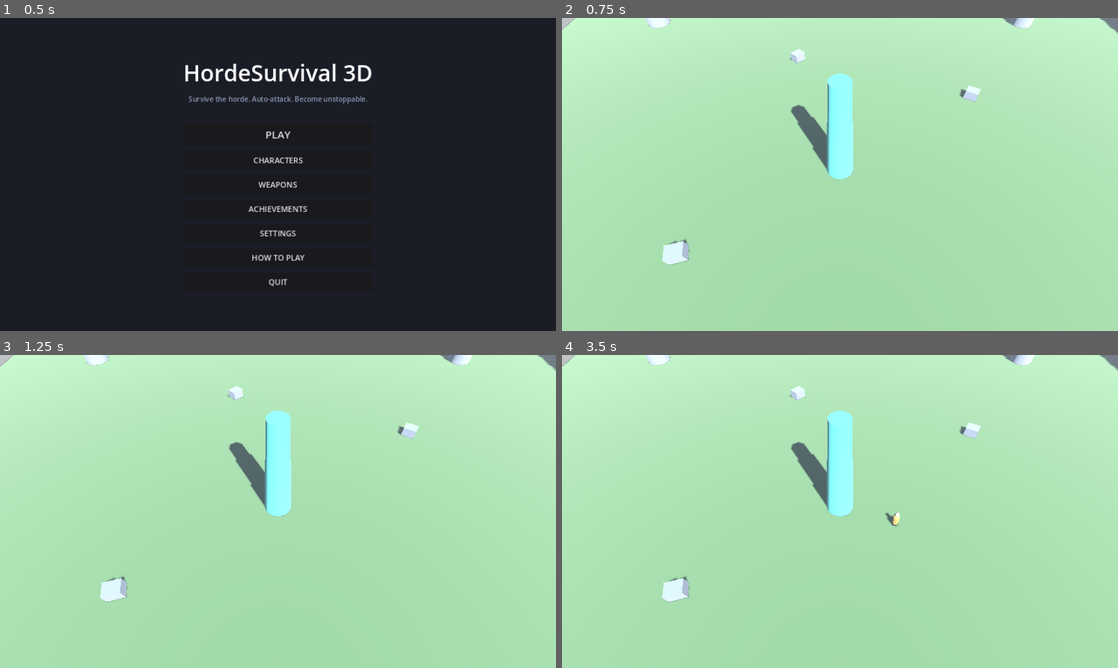
Above: before the commit, frames 1-4 (two rows, left to right).
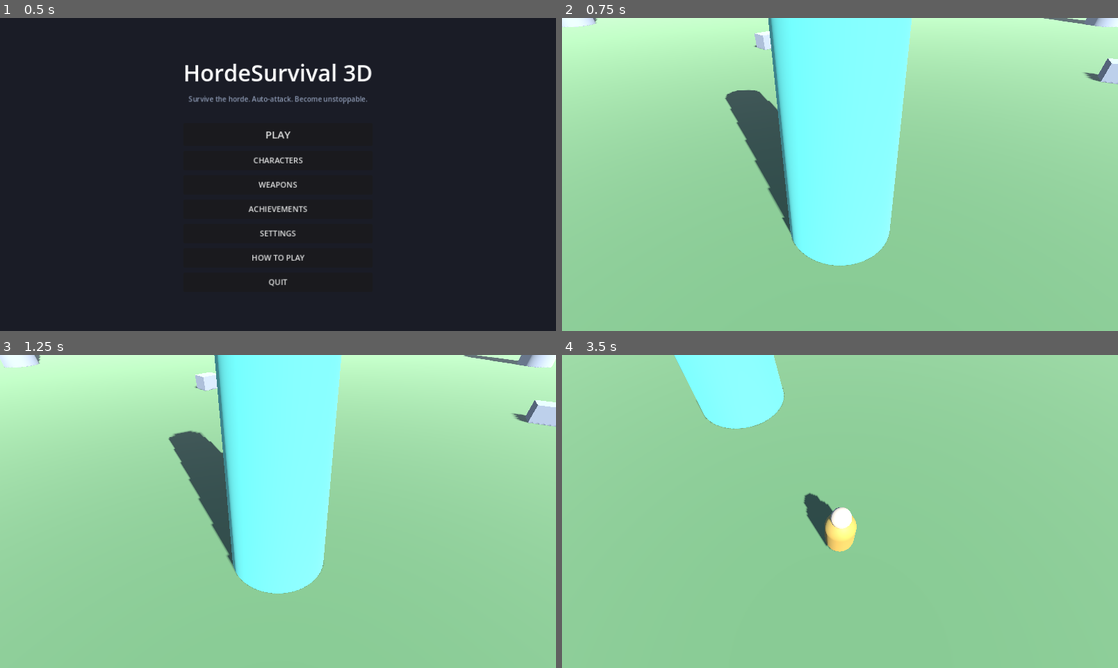
Above: after the commit, the same moments.

Repository: mohsen-niksirat/Horde_Survival_3D
Game: Godot game, scene res://scenes/bootstrap/Boot.tscn
Two runs of this game, one before a commit and one after it. Both use one fixed random seed, a clock stepped at 60 frames per second and the inputs below.
Inputs (mouse positions are in pixels of both pictures, inside the frame that each line leads up to):
- Up to frame 1 (0.5 s): no input
- Up to frame 2 (0.75 s): click "PLAY" at 0.5 s
- Up to frame 3 (1.25 s): no input
- Up to frame 4 (3.5 s): tap Enter at 1.25 s; move the mouse to (962, 495) at 1.27 s; hold D (move_right) 1.28-2 s; tap Q (ability_1) at 1.35 s; click (962, 495) at 1.42 s; drag from (728, 527) to (812, 574) at 2.02 s; move the mouse to (895, 442) at 2.77 s; hold D (move_right) from 2.78 s (still down); hold Down (camera_down) from 2.78 s (still down); click (895, 442) at 2.92 s

Frame 1 is identical in both runs. In frame 2, 55% of the frame differs, in the area x 0-100%, y 0-100%; in frame 3, 35%; in frame 4, 100%.

Commit message:
Phase 2: third-person controller — movement, camera rig, touch controls
- MovementComponent: camera-relative accel/decel, gravity, speed multiplier
- CameraRig: yaw orbit (mouse + arrows + gamepad), pitch clamp,
  SpringArm collision, dynamic zoom (closer idle / farther moving),
  camera shake with settings check, camera-relative move basis
- Player scene rebuilt with components; procedural run bob placeholder
- TouchControls scene: virtual joystick (left) + look region (right),
  touch-only visibility, feeds InputManager
- PauseOverlay UI wired to GameManager states
- Main.gd: mouse capture routing, F3 debug overlay, touch detection
- Removed Arena OverviewCamera (player camera is authoritative)
- tests/test_phase2.gd: movement, follow, stop, wall clamp, pause (PASS)

Diff:
--- a/scenes/main/Main.tscn
+++ b/scenes/main/Main.tscn
@@ -1,8 +1,10 @@
-[gd_scene load_steps=4 format=3 uid="uid://main0000000001"]
+[gd_scene load_steps=6 format=3 uid="uid://main0000000001"]
 
 [ext_resource type="Script" path="res://scenes/main/main.gd" id="1"]
 [ext_resource type="PackedScene" path="res://scenes/world/Arena.tscn" id="2"]
 [ext_resource type="PackedScene" path="res://scenes/player/Player.tscn" id="3"]
+[ext_resource type="PackedScene" path="res://scenes/ui/TouchControls.tscn" id="4"]
+[ext_resource type="PackedScene" path="res://scenes/ui/PauseOverlay.tscn" id="5"]
 
 [node name="Main" type="Node3D"]
 script=ExtResource("1")
@@ -12,6 +14,10 @@
 [node name="Player" parent="World" instance=ExtResource("3")]
 
 [node name="HUD" type="CanvasLayer" parent="."]
+
+[node name="TouchControls" parent="HUD" instance=ExtResource("4")]
+
+[node name="PauseOverlay" parent="HUD" instance=ExtResource("5")]
 
 [node name="DebugLabel" type="Label" parent="HUD"]
 anchors_preset=1
--- a/scenes/main/main.gd
+++ b/scenes/main/main.gd
@@ -1,17 +1,52 @@
 extends Node3D
-## Root game orchestrator: owns per-run systems and routes global input.
+## Root game orchestrator: owns per-run systems, global input routing,
+## mouse capture, and the debug overlay.
+
+@onready var player: CharacterBody3D = $World/Player
+@onready var touch_controls: Control = $HUD/TouchControls
+@onready var debug_label: Label = $HUD/DebugLabel
+
+var _debug_enabled: bool = false
 
 func _ready() -> void:
-	# Fresh per-run state.
 	RunManager.start_run()
 	GameManager.change_state(GameManager.State.PLAYING)
 
-func _unhandled_input(_event: InputEvent) -> void:
+	if DisplayServer.is_touchscreen_available():
+		Input.mouse_mode = Input.MOUSE_MODE_VISIBLE
+		touch_controls.visible = true
+	else:
+		Input.mouse_mode = Input.MOUSE_MODE_CAPTURED
+		touch_controls.visible = false
+
+	debug_label.visible = false
+
+func _unhandled_input(event: InputEvent) -> void:
 	if InputManager.is_pause_just_pressed():
 		_toggle_pause()
+		get_viewport().set_input_as_handled()
+		return
+	if event is InputEventKey and event.pressed and not event.echo:
+		if event.physical_keycode == KEY_F3:
+			_debug_enabled = not _debug_enabled
+			debug_label.visible = _debug_enabled
+			get_viewport().set_input_as_handled()
+			return
+	# Click to recapture mouse on desktop
+	if event is InputEventMouseButton and event.pressed:
+		if not DisplayServer.is_touchscreen_available() and Input.mouse_mode != Input.MOUSE_MODE_CAPTURED:
+			if GameManager.state == GameManager.State.PLAYING:
+				Input.mouse_mode = Input.MOUSE_MODE_CAPTURED
 
 func _toggle_pause() -> void:
 	if GameManager.state == GameManager.State.PLAYING or GameManager.state == GameManager.State.BOSS:
+		Input.mouse_mode = Input.MOUSE_MODE_VISIBLE
 		GameManager.pause_game()
 	elif GameManager.state == GameManager.State.PAUSED:
 		GameManager.resume_game()
+		if not DisplayServer.is_touchscreen_available():
+			Input.mouse_mode = Input.MOUSE_MODE_CAPTURED
+
+func _process(_delta: float) -> void:
+	if _debug_enabled:
+		debug_label.text = PerformanceManager.get_debug_info()
--- a/scenes/player/Player.tscn
+++ b/scenes/player/Player.tscn
@@ -1,6 +1,8 @@
-[gd_scene load_steps=6 format=3 uid="uid://player00000001"]
+[gd_scene load_steps=8 format=3 uid="uid://player00000001"]
 
 [ext_resource type="Script" path="res://scenes/player/player.gd" id="1"]
+[ext_resource type="Script" path="res://scripts/player/movement_component.gd" id="2"]
+[ext_resource type="Script" path="res://scripts/player/camera_rig.gd" id="3"]
 
 [sub_resource type="CapsuleShape3D" id="capsule"]
 radius=0.45
@@ -40,3 +42,20 @@
 transform=Transform3D(1, 0, 0, 0, 1, 0, 0, 0, 1, 0, 1.1, 0)
 mesh=SubResource("head_mesh")
 surface_material_override/0=SubResource("head_mat")
+
+[node name="MovementComponent" type="Node" parent="."]
+script=ExtResource("2")
+
+[node name="CameraRig" type="Node3D" parent="."]
+transform=Transform3D(1, 0, 0, 0, 1, 0, 0, 0, 1, 0, 2.2, 0)
+script=ExtResource("3")
+target_path=NodePath("..")
+distance=8.0
+
+[node name="SpringArm3D" type="SpringArm3D" parent="CameraRig"]
+spring_length=8.0
+margin=0.25
+
+[node name="Camera3D" type="Camera3D" parent="CameraRig/SpringArm3D"]
+fov=60.0
+current=true
--- a/scenes/player/player.gd
+++ b/scenes/player/player.gd
@@ -1,26 +1,43 @@
 extends CharacterBody3D
-## Phase 1 placeholder player: falls to ground and can walk with WASD.
-## Phase 2 replaces this with the full component-based third-person controller.
+## Third-person player: components drive movement; camera rig follows.
+## Movement is camera-relative; the body rotates toward its velocity.
 
-const SPEED := 6.0
-const ACCEL := 12.0
-const GRAVITY := 25.0
+@onready var movement: Node = $MovementComponent
+@onready var camera_rig: Node3D = $CameraRig
+@onready var mesh: MeshInstance3D = $Mesh
 
-@onready var _mesh: MeshInstance3D = $Mesh
+var _face_yaw: float = 0.0
+var _bob_time: float = 0.0
+var _base_mesh_y: float = 0.0
+
+func _ready() -> void:
+	movement.setup(self)
+	_base_mesh_y = mesh.position.y
+	_face_yaw = rotation.y
+	camera_rig.set_target(self)
 
 func _physics_process(delta: float) -> void:
-	if not is_on_floor():
-		velocity.y -= GRAVITY * delta
-	else:
-		velocity.y = 0.0
+	var input_vec := InputManager.get_move_vector()
+	# Camera-relative direction
+	var basis: Basis = camera_rig.get_move_basis()
+	var dir := (basis * Vector3(input_vec.x, 0, input_vec.y))
+	var move2 := Vector2(dir.x, dir.z)
 
-	var input_vec := InputManager.get_move_vector()
-	var target := Vector3(input_vec.x, 0, input_vec.y) * SPEED
-	velocity.x = move_toward(velocity.x, target.x, ACCEL * delta * SPEED)
-	velocity.z = move_toward(velocity.z, target.z, ACCEL * delta * SPEED)
-	move_and_slide()
+	movement.tick(delta, move2)
 
 	# Face movement direction
-	var flat := Vector2(velocity.x, velocity.z)
-	if flat.length() > 0.5:
-		rotation.y = lerp_angle(rotation.y, atan2(flat.x, flat.y), 10.0 * delta)
+	if move2.length_squared() > 0.04:
+		var target_yaw := atan2(move2.x, move2.y)
+		_face_yaw = lerp_angle(_face_yaw, target_yaw, 12.0 * delta)
+	rotation.y = _face_yaw
+
+	# Procedural run bob (placeholder animation until rigged model)
+	var speed: float = movement.get_current_speed()
+	if speed > 0.5:
+		_bob_time += delta * speed * 1.6
+		mesh.position.y = _base_mesh_y + absf(sin(_bob_time)) * 0.08
+		mesh.rotation.x = lerpf(mesh.rotation.x, 0.08, 6.0 * delta)
+	else:
+		_bob_time = 0.0
+		mesh.position.y = lerpf(mesh.position.y, _base_mesh_y, 8.0 * delta)
+		mesh.rotation.x = lerpf(mesh.rotation.x, 0.0, 8.0 * delta)
--- /dev/null
+++ b/scenes/ui/PauseOverlay.tscn
@@ -0,0 +1,62 @@
+[gd_scene load_steps=2 format=3 uid="uid://pause000000001"]
+
+[ext_resource type="Script" path="res://scenes/ui/pause_overlay.gd" id="1"]
+
+[node name="PauseOverlay" type="Control"]
+process_mode=3
+layout_mode=3
+anchors_preset=15
+anchor_right=1.0
+anchor_bottom=1.0
+grow_horizontal=2
+grow_vertical=2
+script=ExtResource("1")
+
+[node name="Dim" type="ColorRect" parent="."]
+layout_mode=1
+anchors_preset=15
+anchor_right=1.0
+anchor_bottom=1.0
+grow_horizontal=2
+grow_vertical=2
+color=Color(0, 0, 0, 0.55)
+
+[node name="Center" type="CenterContainer" parent="."]
+layout_mode=1
+anchors_preset=15
+anchor_right=1.0
+anchor_bottom=1.0
+grow_horizontal=2
+grow_vertical=2
+
+[node name="Panel" type="PanelContainer" parent="Center"]
+layout_mode=2
+
+[node name="Layout" type="VBoxContainer" parent="Center/Panel"]
+layout_mode=2
+theme_override_constants/separation=14
+
+[node name="Title" type="Label" parent="Center/Panel/Layout"]
+layout_mode=2
+theme_override_font_sizes/font_size=36
+text="PAUSED"
+horizontal_alignment=1
+
+[node name="Hint" type="Label" parent="Center/Panel/Layout"]
+layout_mode=2
+theme_override_font_sizes/font_size=14
+theme_override_colors/font_color=Color(0.6, 0.65, 0.75, 1)
+text="Press Esc to resume"
+horizontal_alignment=1
+
+[node name="ResumeButton" type="Button" parent="Center/Panel/Layout"]
+custom_minimum_size=Vector2(240, 46)
+layout_mode=2
+theme_override_font_sizes/font_size=20
+text="RESUME"
+
+[node name="MenuButton" type="Button" parent="Center/Panel/Layout"]
+custom_minimum_size=Vector2(240, 40)
+layout_mode=2
+theme_override_font_sizes/font_size=16
+text="MAIN MENU"
--- /dev/null
+++ b/scenes/ui/TouchControls.tscn
@@ -0,0 +1,49 @@
+[gd_scene load_steps=2 format=3 uid="uid://touch000000001"]
+
+[ext_resource type="Script" path="res://scenes/ui/touch_controls.gd" id="1"]
+
+[node name="TouchControls" type="Control"]
+layout_mode=3
+anchors_preset=15
+anchor_right=1.0
+anchor_bottom=1.0
+grow_horizontal=2
+grow_vertical=2
+mouse_filter=2
+script=ExtResource("1")
+
+[node name="LookRegion" type="Control" parent="."]
+layout_mode=1
+anchors_preset=15
+anchor_right=1.0
+anchor_bottom=1.0
+grow_horizontal=2
+grow_vertical=2
+mouse_filter=2
+
+[node name="JoystickBase" type="Control" parent="."]
+layout_mode=0
+offset_left=120.0
+offset_top=480.0
+offset_right=340.0
+offset_bottom=700.0
+mouse_filter=2
+
+[node name="Circle" type="Panel" parent="JoystickBase"]
+layout_mode=1
+anchors_preset=15
+anchor_right=1.0
+anchor_bottom=1.0
+grow_horizontal=2
+grow_vertical=2
+mouse_filter=2
+self_modulate=Color(1, 1, 1, 0.15)
+
+[node name="Knob" type="Panel" parent="JoystickBase"]
+layout_mode=0
+offset_left=76.0
+offset_top=76.0
+offset_right=144.0
+offset_bottom=144.0
+mouse_filter=2
+self_modulate=Color(1, 1, 1, 0.35)
--- /dev/null
+++ b/scenes/ui/pause_overlay.gd
@@ -0,0 +1,21 @@
+extends Control
+## Pause overlay: shown while GameManager.State == PAUSED.
+
+@onready var resume_button: Button = $Center/Panel/Layout/ResumeButton
+@onready var menu_button: Button = $Center/Panel/Layout/MenuButton
+
+func _ready() -> void:
+	visible = false
+	process_mode = Node.PROCESS_MODE_ALWAYS
+	resume_button.pressed.connect(_on_resume)
+	menu_button.pressed.connect(_on_menu)
+	EventBus.game_state_changed.connect(_on_state_changed)
+
+func _on_state_changed(new_state: int, _old: int) -> void:
+	visible = new_state == GameManager.State.PAUSED
+
+func _on_resume() -> void:
+	GameManager.resume_game()
+
+func _on_menu() -> void:
+	GameManager.goto_menu()
--- /dev/null
+++ b/scenes/ui/touch_controls.gd
@@ -0,0 +1,72 @@
+extends Control
+## Mobile touch controls: left virtual joystick (movement) + right look region.
+## Feeds InputManager; only visible on touch devices.
+
+@onready var joystick_base: Control = $JoystickBase
+@onready var joystick_knob: Control = $JoystickBase/Knob
+@onready var look_region: Control = $LookRegion
+
+const JOYSTICK_RADIUS := 110.0
+const DEAD_ZONE := 0.12
+
+var _joy_touch_index: int = -1
+var _joy_center: Vector2 = Vector2.ZERO
+var _look_touch_index: int = -1
+var _look_last: Vector2 = Vector2.ZERO
+
+func _ready() -> void:
+	visible = false
+	# Show only where touch is the primary input (web mobile / Android).
+	if DisplayServer.is_touchscreen_available():
+		visible = true
+		joystick_base.modulate.a = 0.45
+
+func _gui_input(event: InputEvent) -> void:
+	pass
+
+func _input(event: InputEvent) -> void:
+	if not visible:
+		return
+	if event is InputEventScreenTouch:
+		_handle_touch(event)
+	elif event is InputEventScreenDrag:
+		_handle_drag(event)
+
+func _handle_touch(event: InputEventScreenTouch) -> void:
+	if event.pressed:
+		if _joy_touch_index == -1 and event.position.x < get_viewport_rect().size.x * 0.45:
+			_joy_touch_index = event.index
+			_joy_center = event.position
+			joystick_base.position = _joy_center - joystick_base.size * 0.5
+			joystick_base.modulate.a = 0.7
+		elif _look_touch_index == -1 and look_region.get_global_rect().has_point(event.position):
+			_look_touch_index = event.index
+			_look_last = event.position
+	else:
+		if event.index == _joy_touch_index:
+			_joy_touch_index = -1
+			_reset_joystick()
+		elif event.index == _look_touch_index:
+			_look_touch_index = -1
+
+func _handle_drag(event: InputEventScreenDrag) -> void:
+	if event.index == _joy_touch_index:
+		var offset := event.position - _joy_center
+		var length := offset.length()
+		if length > JOYSTICK_RADIUS:
+			offset = offset.normalized() * JOYSTICK_RADIUS
+		joystick_knob.position = joystick_base.size * 0.5 + offset - joystick_knob.size * 0.5
+		var vec := offset / JOYSTICK_RADIUS
+		if vec.length() < DEAD_ZONE:
+			vec = Vector2.ZERO
+		else:
+			vec = (vec - vec.normalized() * DEAD_ZONE) / (1.0 - DEAD_ZONE)
+		InputManager.set_touch_move_vector(Vector2(vec.x, vec.y))
+	elif event.index == _look_touch_index:
+		var delta := event.position - _look_last
+		_look_last = event.position
+		InputManager.set_touch_look_delta(delta)
+
+func _reset_joystick() -> void:
+	joystick_knob.position = joystick_base.size * 0.5 - joystick_knob.size * 0.5
+	InputManager.set_touch_move_vector(Vector2.ZERO)
--- a/scenes/world/Arena.tscn
+++ b/scenes/world/Arena.tscn
@@ -171,8 +171,3 @@
 transform=Transform3D(0.707107, 0, 0.707107, 0, 1, 0, -0.707107, 0, 0.707107, -8, 0.7, -26)
 mesh=SubResource("rock_mesh")
 surface_material_override/0=SubResource("pillar_mat")
-
-[node name="OverviewCamera" type="Camera3D" parent="."]
-transform=Transform3D(1, 0, 0, 0, 0.573576, 0.819152, 0, -0.819152, 0.573576, 0, 30, 22)
-fov=60.0
-current=true
--- a/scenes/world/arena.gd
+++ b/scenes/world/arena.gd
@@ -1,18 +1,10 @@
 extends Node3D
-## Arena environment script. Holds spawn-point helpers and camera config for
-## the placeholder overview camera until the third-person rig (Phase 2).
+## Arena environment script. Holds spawn-point helpers used by spawning
+## systems (Phase 5+).
 
 const HALF_SIZE := 60.0
 const SPAWN_RING_MIN := 35.0
 const SPAWN_RING_MAX := 45.0
-
-@onready var camera: Camera3D = $OverviewCamera
-
-func _ready() -> void:
-	if camera:
-		camera.position = Vector3(0, 30, 22)
-		camera.rotation_degrees = Vector3(-55, 0, 0)
-		camera.current = true
 
 ## Returns a random spawn position on a ring around a center point,
 ## clamped inside the arena.
--- /dev/null
+++ b/scripts/player/camera_rig.gd
@@ -0,0 +1,105 @@
+extends Node3D
+## Third-person camera rig: yaw orbit, pitch clamp, spring-arm collision,
+## dynamic zoom, and shake. Optimized for horde readability (player sits
+## slightly below screen center; distance adapts to movement).
+
+@export var target_path: NodePath
+@export var distance: float = 8.0
+@export var min_distance: float = 6.0
+@export var max_distance: float = 10.0
+@export var height: float = 2.2
+@export var pitch_min_deg: float = -62.0
+@export var pitch_max_deg: float = -18.0
+@export var default_pitch_deg: float = -38.0
+@export var yaw_sensitivity: float = 0.0032
+@export var pitch_sensitivity: float = 0.0028
+@export var position_smoothing: float = 8.0
+@export var zoom_speed: float = 2.0
+
+@export var shake_enabled: bool = true
+
+var _target: Node3D
+var _yaw: float = 0.0
+var _pitch: float
+var _current_distance: float
+var _desired_distance: float
+var _shake_amount: float = 0.0
+var _shake_decay: float = 6.0
+
+@onready var _spring_arm: SpringArm3D = $SpringArm3D
+@onready var _camera: Camera3D = $SpringArm3D/Camera3D
+
+func _ready() -> void:
+	_pitch = deg_to_rad(default_pitch_deg)
+	_current_distance = distance
+	_desired_distance = distance
+	_spring_arm.spring_length = distance
+	if target_path != NodePath():
+		_target = get_node(target_path)
+	if _target:
+		global_position = _target.global_position + Vector3(0, height, 0)
+
+func set_target(target: Node3D) -> void:
+	_target = target
+	if _target:
+		global_position = _target.global_position + Vector3(0, height, 0)
+
+func _unhandled_input(event: InputEvent) -> void:
+	if event is InputEventMouseMotion and Input.mouse_mode == Input.MOUSE_MODE_CAPTURED:
+		_yaw -= event.relative.x * yaw_sensitivity
+		_pitch -= event.relative.y * pitch_sensitivity
+		_pitch = clampf(_pitch, deg_to_rad(pitch_min_deg), deg_to_rad(pitch_max_deg))
+
+func _process(delta: float) -> void:
+	if _target == null:
+		return
+
+	# Gamepad/arrow-key camera via InputManager's look delta
+	var look := InputManager.get_look_delta()
+	if look.length_squared() > 0.01:
+		_yaw -= look.x * yaw_sensitivity
+		_pitch -= look.y * pitch_sensitivity
+		_pitch = clampf(_pitch, deg_to_rad(pitch_min_deg), deg_to_rad(pitch_max_deg))
+
+	# Follow target smoothly (flat + height)
+	var goal := _target.global_position + Vector3(0, height, 0)
+	global_position = global_position.lerp(goal, 1.0 - exp(-position_smoothing * delta))
+
+	# Dynamic zoom: closer when idle, farther when moving
+	var target_moving := false
+	if _target is CharacterBody3D:
+		var v: Vector3 = _target.velocity
+		target_moving = Vector2(v.x, v.z).length() > 1.0
+	_desired_distance = min_distance if target_moving else max_distance
+	_current_distance = lerpf(_current_distance, _desired_distance, 1.0 - exp(-zoom_speed * delta))
+	_spring_arm.spring_length = _current_distance
+
+	# Apply orbit
+	rotation = Vector3(0, _yaw, 0)
+	_spring_arm.rotation.x = _pitch
+
+	# Shake
+	if _shake_amount > 0.001:
+		var offset := Vector3(
+			randf_range(-1, 1) * _shake_amount,
+			randf_range(-1, 1) * _shake_amount,
+			0.0
+		)
+		_camera.h_offset = offset.x
+		_camera.v_offset = offset.y
+		_shake_amount = maxf(0.0, _shake_amount - _shake_amount * _shake_decay * delta)
+	else:
+		_camera.h_offset = 0.0
+		_camera.v_offset = 0.0
+
+func add_shake(amount: float) -> void:
+	if not shake_enabled or not SaveManager.get_setting("screen_shake", true):
+		return
+	_shake_amount = minf(_shake_amount + amount, 0.6)
+
+func get_move_basis() -> Basis:
+	# Camera-relative movement basis (yaw only, flattened)
+	return Basis(Vector3.UP, _yaw)
+
+func get_yaw() -> float:
+	return _yaw
--- /dev/null
+++ b/scripts/player/movement_component.gd
@@ -0,0 +1,47 @@
+extends Node
+## Player movement: camera-relative acceleration/deceleration, arena clamp.
+## Stats come from the StatsComponent when it arrives (Phase 3); for now a
+## clean base_speed constant that will be replaced by a stat lookup.
+
+signal landed()
+
+@export var base_speed: float = 6.0
+@export var acceleration: float = 10.0
+@export var deceleration: float = 14.0
+@export var gravity: float = 25.0
+
+var speed_multiplier: float = 1.0
+var _body: CharacterBody3D
+var _move_speed: float = 0.0
+
+func setup(body: CharacterBody3D) -> void:
+	_body = body
+
+func get_current_speed() -> float:
+	return _move_speed
+
+func get_max_speed() -> float:
+	return base_speed * speed_multiplier
+
+## Tick movement on a physics body. Returns true if the body moved.
+func tick(delta: float, move_dir: Vector2) -> bool:
+	if _body == null:
+		return false
+
+	if not _body.is_on_floor():
+		_body.velocity.y -= gravity * delta
+	else:
+		_body.velocity.y = maxf(_body.velocity.y, -0.5)
+
+	var target := Vector3(move_dir.x, 0.0, move_dir.y) * get_max_speed()
+	var flat := Vector2(_body.velocity.x, _body.velocity.z)
+	var target_flat := Vector2(target.x, target.z)
+
+	var rate := acceleration if target_flat.length_squared() > flat.length_squared() else deceleration
+	var new_flat := flat.move_toward(target_flat, rate * base_speed * delta)
+	_move_speed = new_flat.length()
+	_body.velocity.x = new_flat.x
+	_body.velocity.z = new_flat.y
+	_body.move_and_slide()
+
+	return _move_speed > 0.3
--- /dev/null
+++ b/tests/test_phase2.gd
@@ -0,0 +1,79 @@
+extends SceneTree
+## Phase 2 test: player movement via InputManager simulation, camera rig,
+## arena clamping, pause behavior.
+
+var failures := 0
+
+func _initialize() -> void:
+	var arena_ps: PackedScene = load("res://scenes/world/Arena.tscn")
+	var arena := arena_ps.instantiate()
+	root.add_child(arena)
+	var player_ps: PackedScene = load("res://scenes/player/Player.tscn")
+	var player: CharacterBody3D = player_ps.instantiate()
+	player.position = Vector3(0, 1.5, 0)
+	arena.add_child(player)
+
+	await physics_frame
+	await physics_frame
+
+	# --- Camera rig setup ---
+	var rig: Node3D = player.get_node("CameraRig")
+	_check(rig != null, "CameraRig exists")
+	var cam: Camera3D = rig.get_node("SpringArm3D/Camera3D")
+	_check(cam != null, "Camera exists")
+	_check(cam.current, "Camera is current")
+
+	# --- Movement: simulate move_right via action press ---
+	Input.action_press("move_right")
+	for i in range(30):
+		await physics_frame
+	Input.action_release("move_right")
+	var moved_x: float = player.global_position.x
+	_check(moved_x > 1.0, "player moved +X (got %.2f)" % moved_x)
+
+	var rig_dist := rig.global_position.distance_to(player.global_position)
+	_check(rig_dist < 12.0, "camera rig follows player (dist %.2f)" % rig_dist)
+
+	# --- Movement deceleration ---
+	for i in range(30):
+		await physics_frame
+	_check(player.velocity.length() < 0.5, "player stopped after release (v=%.2f)" % player.velocity.length())
+
+	# --- Movement speed check: max speed ~6 m/s ---
+	var start_pos := player.global_position
+	Input.action_press("move_forward" if InputMap.has_action("move_forward") else "move_up")
+	Input.action_press("move_up")
+	for i in range(60):
+		await physics_frame
+	Input.action_release("move_up")
+	var d := start_pos.distance_to(player.global_position)
+	_check(d > 3.0, "sustained movement covered distance (%.2f m in 1s)" % d)
+
+	# --- Arena clamp: push into a wall, must stop inside bounds ---
+	player.global_position = Vector3(59.5, 0.5, 0)
+	Input.action_press("move_right")
+	for i in range(60):
+		await physics_frame
+	Input.action_release("move_right")
+	_check(absf(player.global_position.x) <= 60.5, "player clamped by east wall (x=%.2f)" % player.global_position.x)
+
+	# --- Pause: state must be PLAYING first, then pause/resume ---
+	var game_manager := root.get_node("GameManager")
+	game_manager.state = game_manager.State.PLAYING
+	game_manager.pause_game()
+	_check(paused, "tree paused")
+	game_manager.resume_game()
+	_check(not paused, "tree resumed")
+
+	if failures == 0:
+		print("PHASE2_TEST_PASS")
+	else:
+		print("PHASE2_TEST_FAIL failures=", failures)
+	quit(0 if failures == 0 else 1)
+
+func _check(cond: bool, label: String) -> void:
+	if cond:
+		print("OK: ", label)
+	else:
+		push_error("FAIL: " + label)
+		failures += 1
